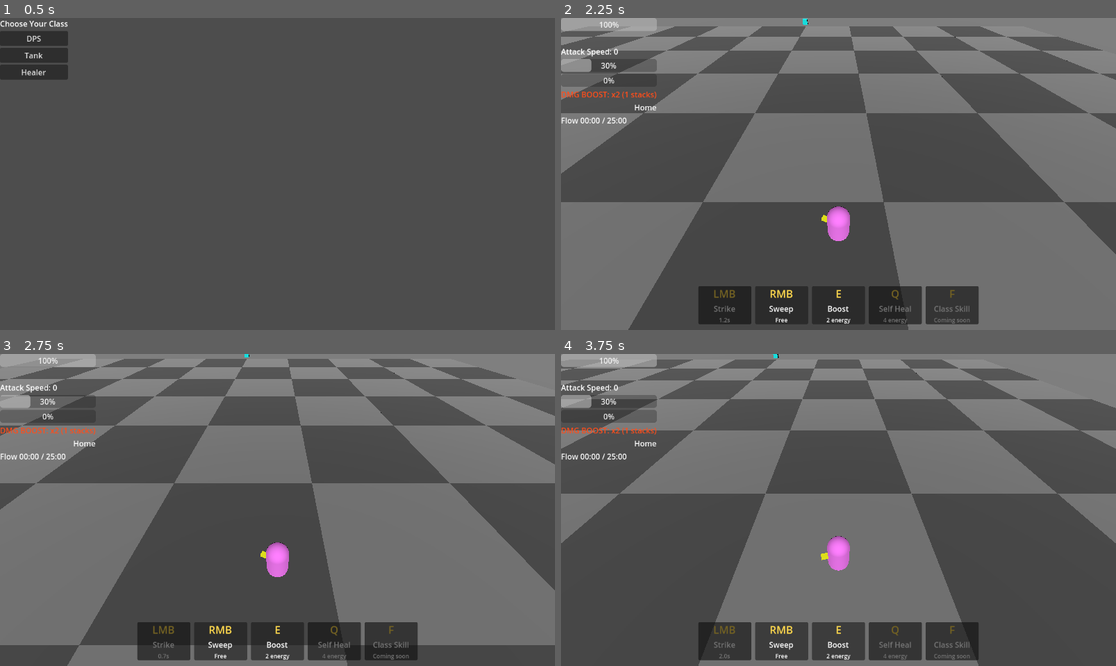
Above: before the commit, frames 1-4 (two rows, left to right).
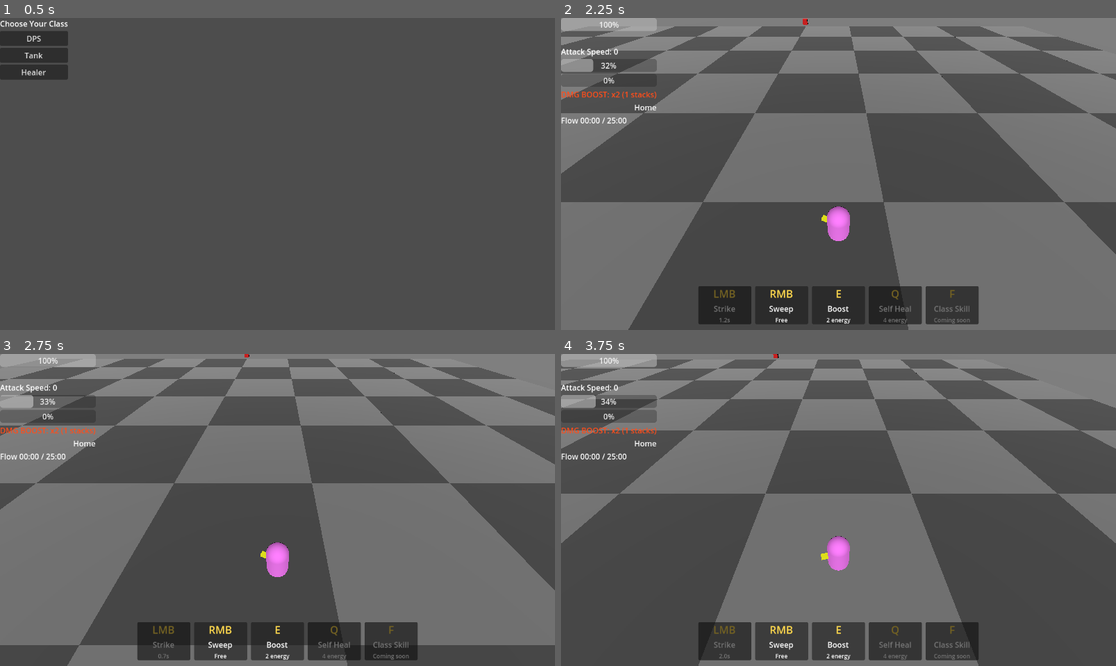
Above: after the commit, the same moments.

Repository: Zietgeist/Exultation
Game: Godot game, scene res://ClassSelect.tscn
The game is run twice, just before and just after one commit, with the same random seed, the same clock (stepped at 60 frames per second) and the same inputs.
Inputs (mouse positions are in pixels of both pictures, inside the frame that each line leads up to):
- Up to frame 1 (0.5 s): no input
- Up to frame 2 (2.25 s): click "DPS" at 0.5 s; tap Enter at 1.25 s; move the mouse to (960, 158) at 1.27 s; hold Right (ui_right) 1.28-2.03 s; tap F at 1.35 s; click (960, 158) at 1.42 s; move the mouse to (727, 189) at 2.02 s; hold Down (ui_down) from 2.03 s (still down); tap E at 2.1 s
- Up to frame 3 (2.75 s): keep holding Down (ui_down); tap F at 2.3 s
- Up to frame 4 (3.75 s): move the mouse to (894, 441) at 2.77 s; release Down (ui_down) at 2.78 s; hold Right (ui_right) 2.78-3.53 s; tap Q at 2.85 s; tap F at 3.05, 3.6 s; move the mouse to (810, 572) at 3.52 s; hold Up (ui_up) from 3.53 s (still down); click (810, 572) at 3.67 s

Frame 1 is identical in both runs. In frame 2, less than 0.1% of the frame differs, in the area x 5-45%, y 0-18%; in frame 3, less than 0.1%; in frame 4, less than 0.1%, in the area x 5-40%, y 0-18%.

Commit message:
Lock zone doors until 2 bosses are beaten in the previous zone (saved progress, F10 test unlock); slow energy regen for DPS/Tank
Co-Authored-By: Claude Opus 5.5 <noreply@anthropic.com>
Claude-Session: https://claude.ai/code/session_013yxoaHLvU2gzuZEUgoi9o3

Diff:
--- a/GameState.gd
+++ b/GameState.gd
@@ -24,3 +24,70 @@
 	if orbs_collected + cost <= orb_slots:
 		orbs_collected += cost
 		print("Orbs collected: ", orbs_collected, "/", orb_slots)
+
+
+# ---------------- Zone progress ----------------
+# Zones in spiral order. Killing BOSSES_TO_UNLOCK bosses in a zone unlocks the next one.
+signal zone_unlocked(scene_path)
+
+const ZONE_ORDER = ["res://Zone1.tscn", "res://Zone2.tscn", "res://Zone3.tscn", "res://Zone4.tscn"]
+const ZONE_NAMES = {
+	"res://Home.tscn": "Home",
+	"res://Zone1.tscn": "Zone 1",
+	"res://Zone2.tscn": "Zone 2",
+	"res://Zone3.tscn": "Zone 3",
+	"res://Zone4.tscn": "Zone 4",
+}
+const BOSSES_TO_UNLOCK = 2
+const PROGRESS_PATH = "user://progress.cfg"
+
+var unlocked_zones = ["res://Home.tscn", "res://Zone1.tscn"]
+
+
+func _ready():
+	var cfg = ConfigFile.new()
+	if cfg.load(PROGRESS_PATH) == OK:
+		unlocked_zones = cfg.get_value("progress", "unlocked_zones", unlocked_zones)
+
+
+func is_unlocked(scene_path: String) -> bool:
+	return scene_path in unlocked_zones
+
+
+## What the player must do to open this zone, e.g. "Defeat 2 bosses in Zone 1"
+func unlock_hint(scene_path: String) -> String:
+	var i = ZONE_ORDER.find(scene_path)
+	if i <= 0:
+		return "Locked"
+	return "Defeat %d bosses in %s" % [BOSSES_TO_UNLOCK, ZONE_NAMES.get(ZONE_ORDER[i - 1], "the previous zone")]
+
+
+## Called by the spawner each time a boss dies in the current zone.
+func on_boss_killed(bosses_killed_here: int):
+	if bosses_killed_here < BOSSES_TO_UNLOCK:
+		return
+	var here = get_tree().current_scene.scene_file_path
+	var i = ZONE_ORDER.find(here)
+	if i == -1 or i + 1 >= ZONE_ORDER.size():
+		return
+	unlock(ZONE_ORDER[i + 1])
+
+
+func unlock(scene_path: String):
+	if is_unlocked(scene_path):
+		return
+	unlocked_zones.append(scene_path)
+	var cfg = ConfigFile.new()
+	cfg.set_value("progress", "unlocked_zones", unlocked_zones)
+	cfg.save(PROGRESS_PATH)
+	print("UNLOCKED: ", ZONE_NAMES.get(scene_path, scene_path))
+	zone_unlocked.emit(scene_path)
+
+
+# Test key: F10 unlocks the next zone (only in debug builds)
+func _unhandled_input(event):
+	if OS.is_debug_build() and event is InputEventKey and event.pressed and not event.echo and event.keycode == KEY_F10:
+		for z in ZONE_ORDER:
+			if not is_unlocked(z):
+				unlock(z)
+				return
--- a/character_body_3d.gd
+++ b/character_body_3d.gd
@@ -18,6 +18,7 @@
 const TANK_ENERGY_PER_DAMAGE_DEALT = 0.008
 const TANK_ENERGY_PER_DAMAGE_TAKEN = 0.015
 const HEALER_ENERGY_REGEN = 0.5
+const BASE_ENERGY_REGEN = 0.15  # slow trickle for DPS and Tank, so skills work in long boss fights
 
 # Skills (names and energy costs). The skill HUD reads these too.
 const SKILL_E = {
@@ -135,9 +136,9 @@
 		if aoe_cooldown <= 0:
 			aoe_attack()
 			aoe_cooldown = aoe_cooldown_time
-# Healer auto regen
-	if player_class == Class.HEALER:
-		energy = min(energy + HEALER_ENERGY_REGEN * delta, MAX_ENERGY)
+	# Energy regen: Healer fast, everyone else a slow trickle
+	var regen = HEALER_ENERGY_REGEN if player_class == Class.HEALER else BASE_ENERGY_REGEN
+	energy = min(energy + regen * delta, MAX_ENERGY)
 
 	move_and_slide()
 
--- a/door.gd
+++ b/door.gd
@@ -1,20 +1,65 @@
 extends Area3D
+## A gate to another zone. Locked until that zone is unlocked in GameState.
 
 @export var target_scene: String = "res://Zone1.tscn"
 
+const OPEN_COLOR = Color(0, 1, 1)
+const LOCKED_COLOR = Color(0.9, 0.1, 0.1)
+
+var label: Label3D = null
+
+
 func _ready():
 	body_entered.connect(_on_body_entered)
+	label = Label3D.new()
+	label.billboard = BaseMaterial3D.BILLBOARD_ENABLED
+	label.position = Vector3(0, 2.5, 0)
+	label.font_size = 48
+	label.outline_size = 12
+	label.no_depth_test = true
+	add_child(label)
+	GameState.zone_unlocked.connect(_on_zone_unlocked)
+	_refresh()
+
+
+func _refresh():
+	var open = GameState.is_unlocked(target_scene)
+	var mat = StandardMaterial3D.new()
+	mat.albedo_color = OPEN_COLOR if open else LOCKED_COLOR
+	for child in get_children():
+		if child is MeshInstance3D:
+			child.material_override = mat
+	var zone_name = GameState.ZONE_NAMES.get(target_scene, target_scene)
+	if open:
+		label.text = zone_name
+		label.modulate = OPEN_COLOR
+	else:
+		label.text = "LOCKED\n" + GameState.unlock_hint(target_scene)
+		label.modulate = LOCKED_COLOR
+
+
+func _on_zone_unlocked(_scene_path):
+	_refresh()
+
 
 func _on_body_entered(body: Node) -> void:
-	if body.name == "Player":
-		if not ResourceLoader.exists(target_scene):
-			ErrorLog.fail("Door '%s' leads to a zone that doesn't exist: %s" % [name, target_scene])
-			return
-		for enemy in get_tree().get_nodes_in_group("enemy"):
-			enemy.queue_free()
-		get_tree().call_deferred("change_scene_to_file", target_scene)
+	if body.name != "Player":
+		return
+	if not ResourceLoader.exists(target_scene):
+		ErrorLog.fail("Door '%s' leads to a zone that doesn't exist: %s" % [name, target_scene])
+		return
+	if not GameState.is_unlocked(target_scene):
+		# Bounce the player back the way they came
+		var away = body.global_position - global_position
+		away.y = 0
+		body.global_position += away.normalized() * 2.0
+		print("Locked: ", GameState.unlock_hint(target_scene))
+		return
+	for enemy in get_tree().get_nodes_in_group("enemy"):
+		enemy.queue_free()
+	get_tree().call_deferred("change_scene_to_file", target_scene)
 
 
-
-func _on_body_shape_entered(body_rid: RID, body: Node3D, body_shape_index: int, local_shape_index: int) -> void:
-	pass # Replace with function body.
+# Connected in some scenes from the editor; not used.
+func _on_body_shape_entered(_body_rid: RID, _body: Node3D, _body_shape_index: int, _local_shape_index: int) -> void:
+	pass
--- a/spawner.gd
+++ b/spawner.gd
@@ -207,7 +207,9 @@
 		0: trash_killed += 1
 		1: thugs_killed += 1
 		2: masters_killed += 1
-		3: bosses_killed += 1
+		3:
+			bosses_killed += 1
+			GameState.on_boss_killed(bosses_killed)
 	var guardian = get_tree().get_first_node_in_group("guardian")
 	if guardian:
 		guardian.notify_boss_killed(bosses_killed)
